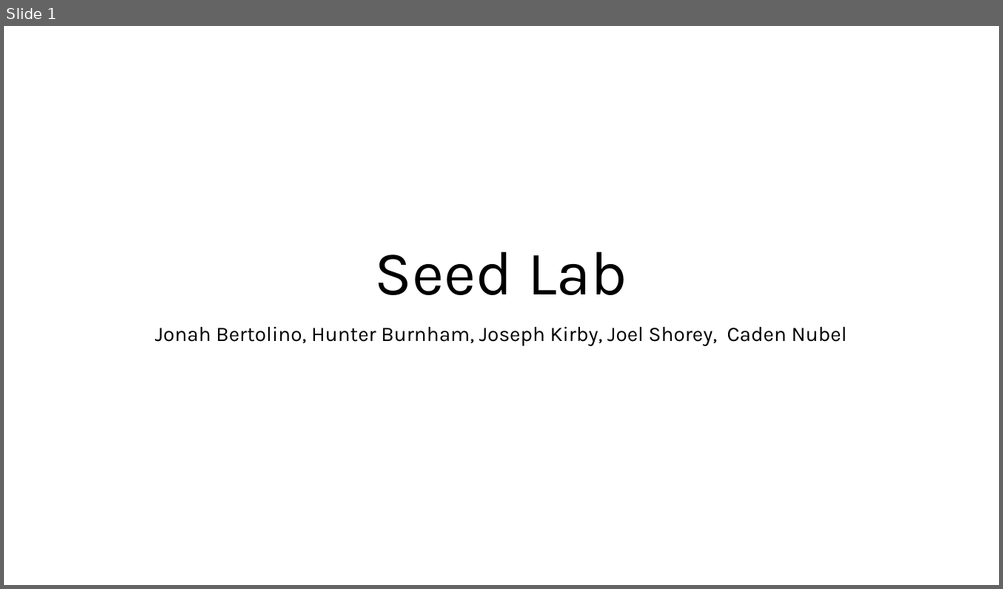
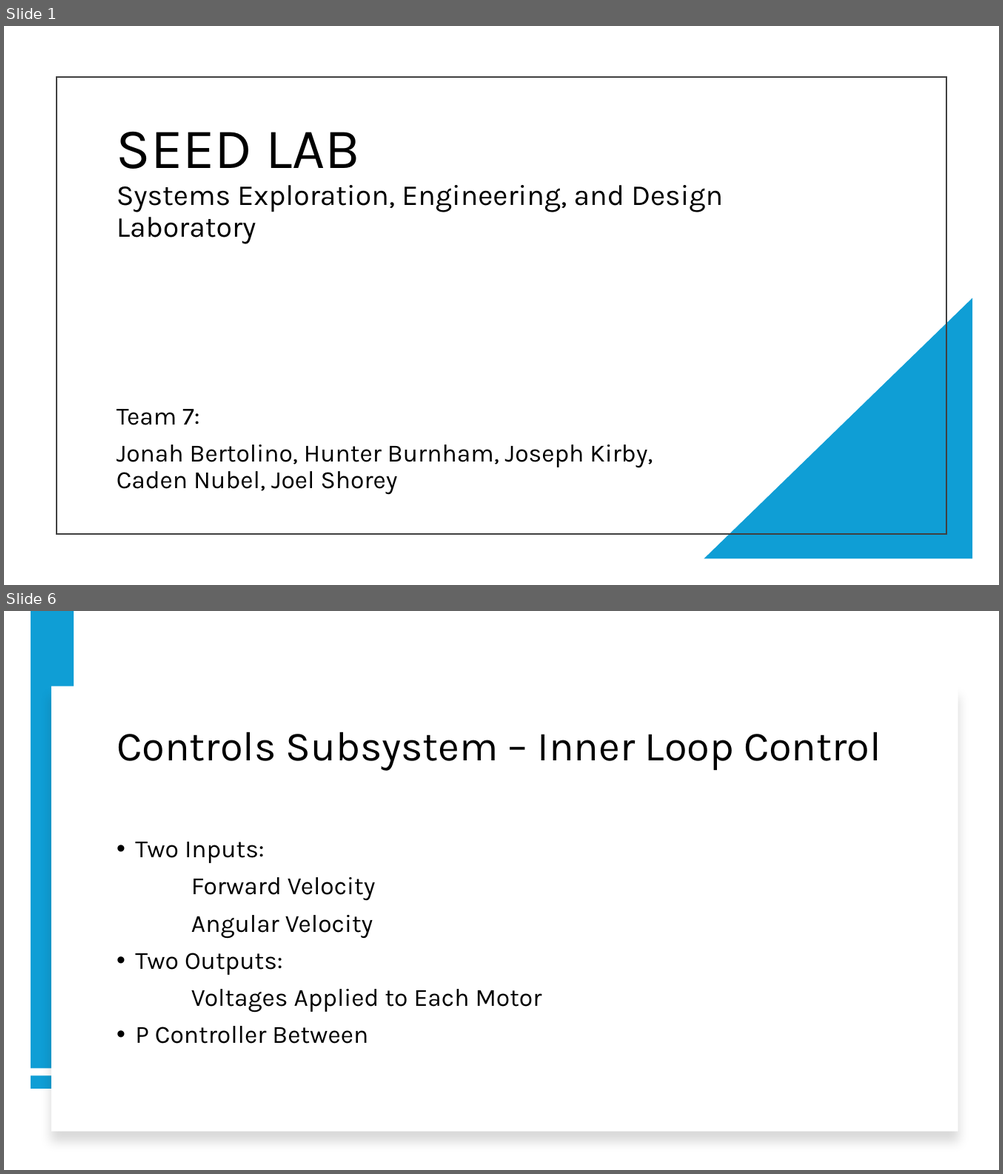
Before and after one commit to JonahBert/SeedLab, a slide deck: TeamPresentation/ProjectPresentation.pptx. Shown one above the other, each under a label of ours: slide 1 before the commit, slides 1 and 6 after it; the slides between them are not shown. The pictures are 1003x589 and 1003x1174 pixels, drawn with LibreOffice and Linux fonts; fonts in the diff are those of the drawing. Boxes give left, top, right and bottom in pixels: in the first picture for what was removed or moved away, otherwise in the second. Text is boxed around its words. In the diff, an @@ line names an element or a change of style, - is before the commit and + after.

```diff
--- a/TeamPresentation/ProjectPresentation.pptx
+++ b/TeamPresentation/ProjectPresentation.pptx
@@ slide 6 added at [4,611,999,1170], background #FFFFFF @@
@@ rectangle added at [31,612,74,1069], fill #0F9ED5 @@
@@ rectangle added at [51,686,958,1132], fill #FFFFFF @@
@@ title added at [116,732,881,770], 40 pt, text #000000 @@
+Controls Subsystem – Inner Loop Control
@@ text added at [135,842,542,1044], 24 pt, text #000000 @@
+• Two Inputs:
+Forward Velocity
+Angular Velocity
+• Two Outputs:
+Voltages Applied to Each Motor
+• P Controller Between
@@ rectangle added at [31,1076,74,1088], fill #0F9ED5 @@
@@ slide 1 changed as well @@
@@ rectangle added at [57,77,946,534], outline #404040 1.5 pt @@
@@ title at [116,131,723,244]: text changed; size 60 to 28 pt @@
-Seed Lab
+SEED LAB
+Systems Exploration, Engineering, and Design Laboratory
@@ right triangle added at [704,298,973,560], fill #0F9ED5 @@
@@ subtitle at [116,409,652,495]: text changed; size 20 to 24 pt @@
-Jonah Bertolino, Hunter Burnham, Joseph Kirby, Joel Shorey, Caden Nubel
+Team 7:
+Jonah Bertolino, Hunter Burnham, Joseph Kirby, Caden Nubel, Joel Shorey
```
Also in this commit, not shown: 17 other slides added, 7 slides removed, 3 other files.
